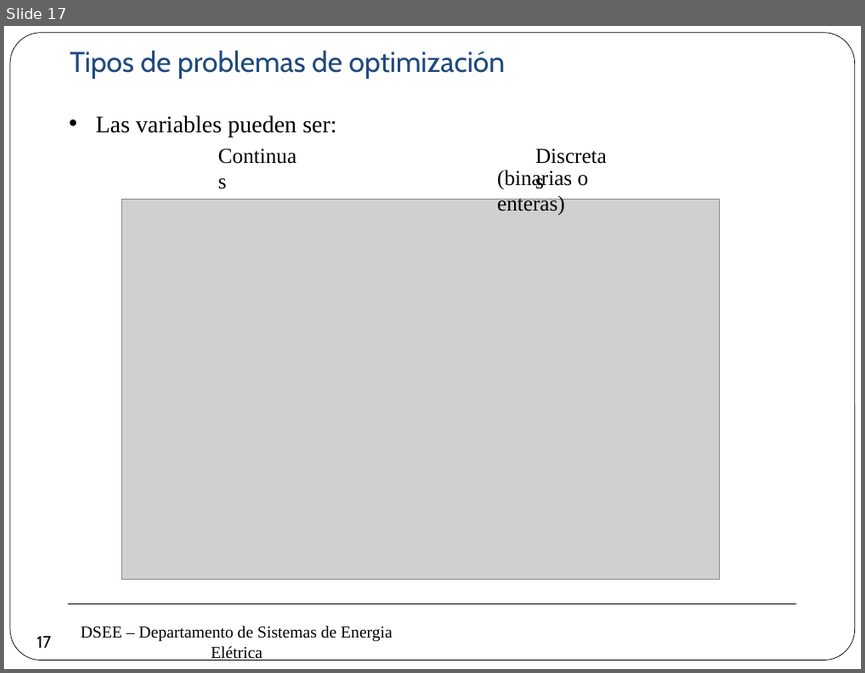
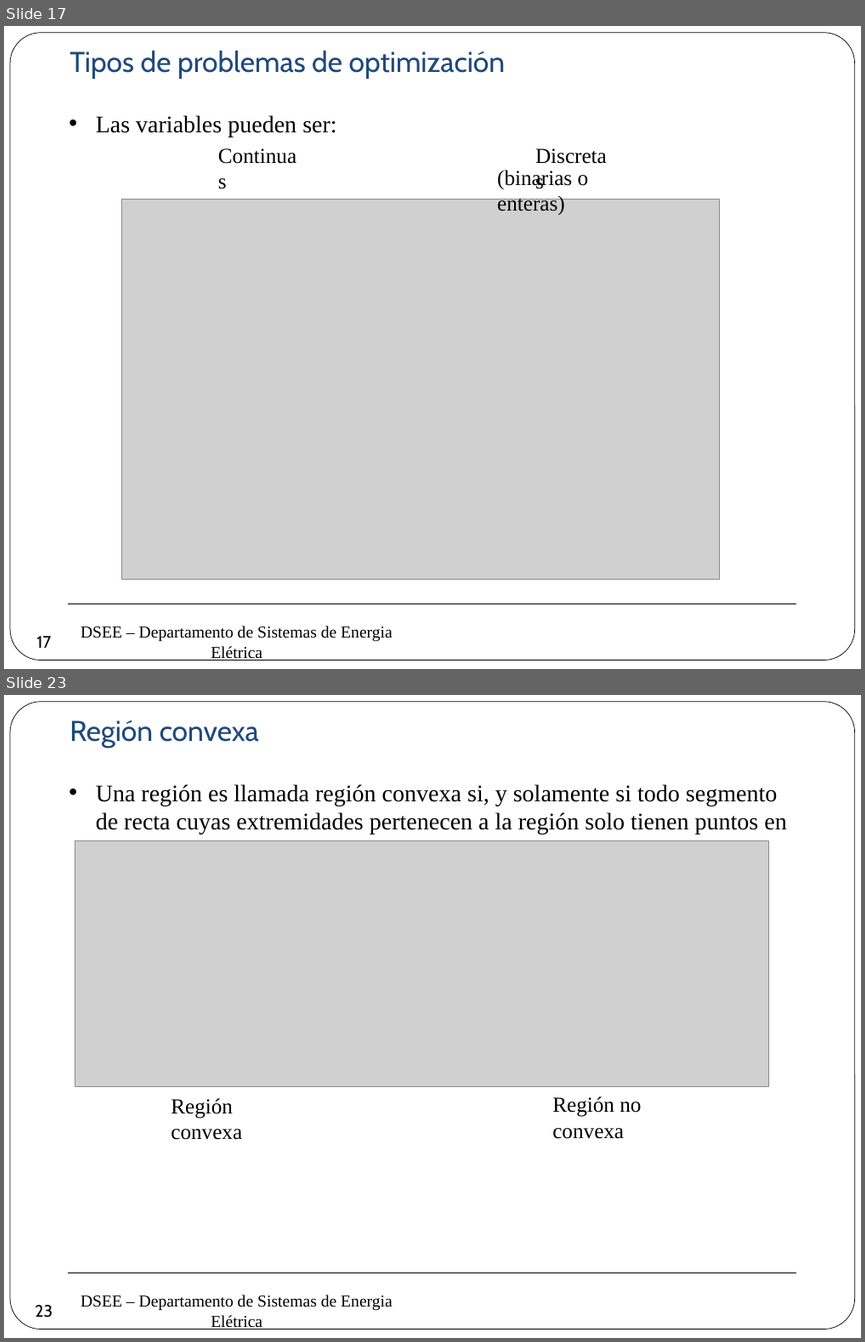
Before and after one commit to erikfilias/Power-Systems-Optimization-using-Julia-Language, a slide deck: 1. Lectures/Introducción a la Optimización aplicada a Sistemas de Energía Eléctrica/Dia 1/2. Modelamiento & Optimizaciónv2.pptx. Shown one above the other, each under a label of ours: slide 17 before the commit, slides 17 and 23 after it; the slides between them are not shown. The pictures are 865x673 and 865x1342 pixels, drawn with LibreOffice and Linux fonts; fonts in the diff are those of the drawing; grey boxes stand for pictures; background and template pictures are left out. Boxes give left, top, right and bottom in pixels: in the first picture for what was removed or moved away, otherwise in the second. Text is boxed around its words. In the diff, an @@ line names an element or a change of style, - is before the commit and + after.

```diff
--- a/1. Lectures/Introducción a la Optimización aplicada a Sistemas de Energía Eléctrica/Dia 1/2. Modelamiento & Optimizaciónv2.pptx
+++ b/1. Lectures/Introducción a la Optimización aplicada a Sistemas de Energía Eléctrica/Dia 1/2. Modelamiento & Optimizaciónv2.pptx
@@ slide 23 added at (4, 695, 861, 1338), background #FFFFFF; not listed: 3 template elements that a slide beside it also shows @@
@@ text added at (69, 720, 259, 748), 24 pt, text #1F497D @@
+Región convexa
@@ text added at (96, 784, 786, 841), 20 pt, text #000000 @@
+• Una región es llamada región convexa si, y solamente si todo segmento de recta cuyas extremidades pertenecen a la región solo tienen puntos en la misma región.
@@ picture added at (75, 840, 769, 1087) @@
@@ text added at (171, 1098, 242, 1140), 18 pt, text #000000 @@
+Región convexa
@@ text added at (552, 1096, 641, 1139), 18 pt, text #000000 @@
+Región no convexa
@@ page number added at (28, 1294, 61, 1327), 14 pt, text #000000 @@
+23
```
Also in this commit, not shown: 2 slides changed, 3 other slides added.
